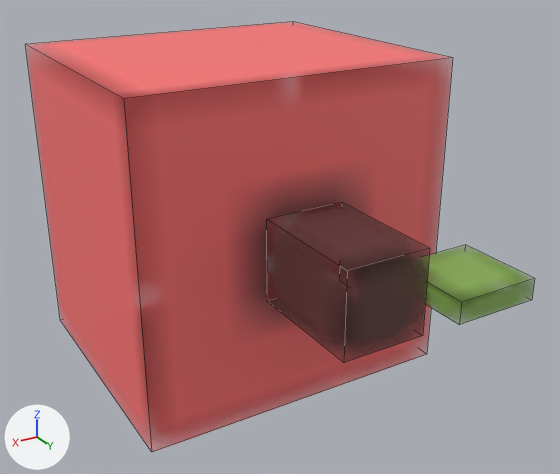
Renders of the FBX model Assets/Models/RegisterMiniGame/PrefabMasters/apple.fbx from each side of a commit.
Camera for both pictures: a 50 mm lens placed at (5.49, 12.84, 4.55), pointed at (-0.09, 3.54, -0.1). Every picture has the same lights, and +X, +Y and +Z are marked at lower left. Mesh edges are drawn as thin lines. Where no turn or scale is listed for an object, it has been applied to the vertices.
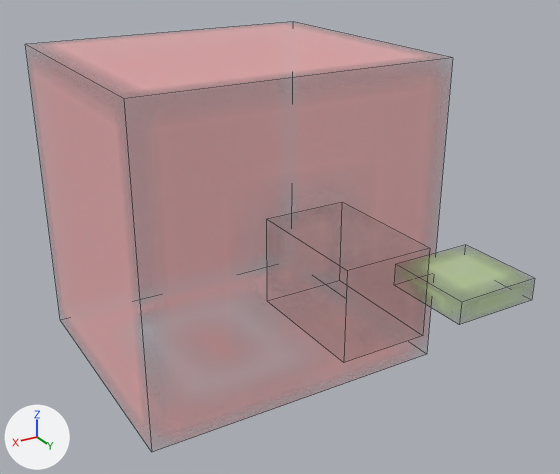
The newer file is also rescaled (x0.01), turned or shifted as a whole; pictures and numbers use the older file's frame.

Edits to the bpy script that builds the scene:
```text
Change img_apple_texture_png:
    img_apple_texture_png: load_image('apple_texture.png', '_unpacked/apple_texture.png', 64, 64, 'sRGB') -> load_image('apple_texture.png', 'Textures/apple_texture.png', 64, 64, 'Non-Color')
Change mat_apple_texture_png:
    where n0 = _N.new('ShaderNodeBsdfPrincipled'); n0.name = 'Principled BSDF'
    add n0.inputs[2].default_value = 0.553  # 'Roughness'
    add n3 = _N.new('ShaderNodeTexImage'); n3.name = 'Image Texture.001'
    add n3.image = img_apple_texture_png
    where n2 = _N.new('ShaderNodeTexImage'); n2.name = 'Image Texture'
    remove _L.new(n2.outputs[1], n0.inputs[4])  # 'Alpha' to 'Alpha'
    add _L.new(n3.outputs[0], n0.inputs[4])  # 'Color' to 'Alpha'
```

Changed parts and their boxes (x1, y1, x2, y2) in the pictures (560 x 474 px):
'cube', surface changed (red to pink)
    both: (29, 23, 450, 443)
'cube_1', surface changed
    both: (267, 207, 428, 356)
'cube_2', surface changed
    both: (405, 249, 534, 320)
